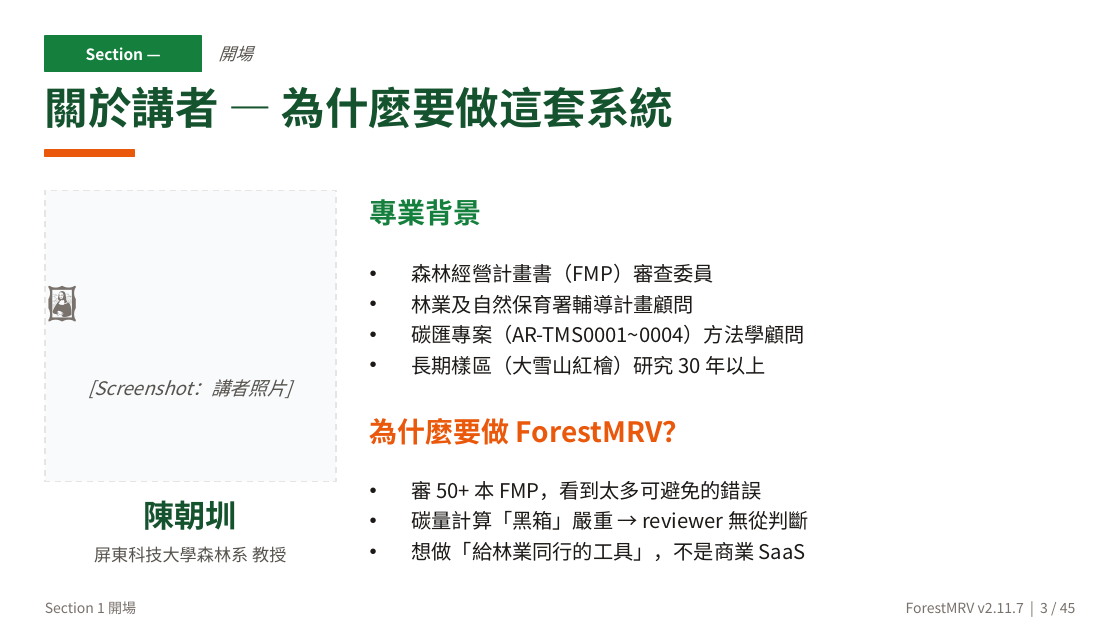
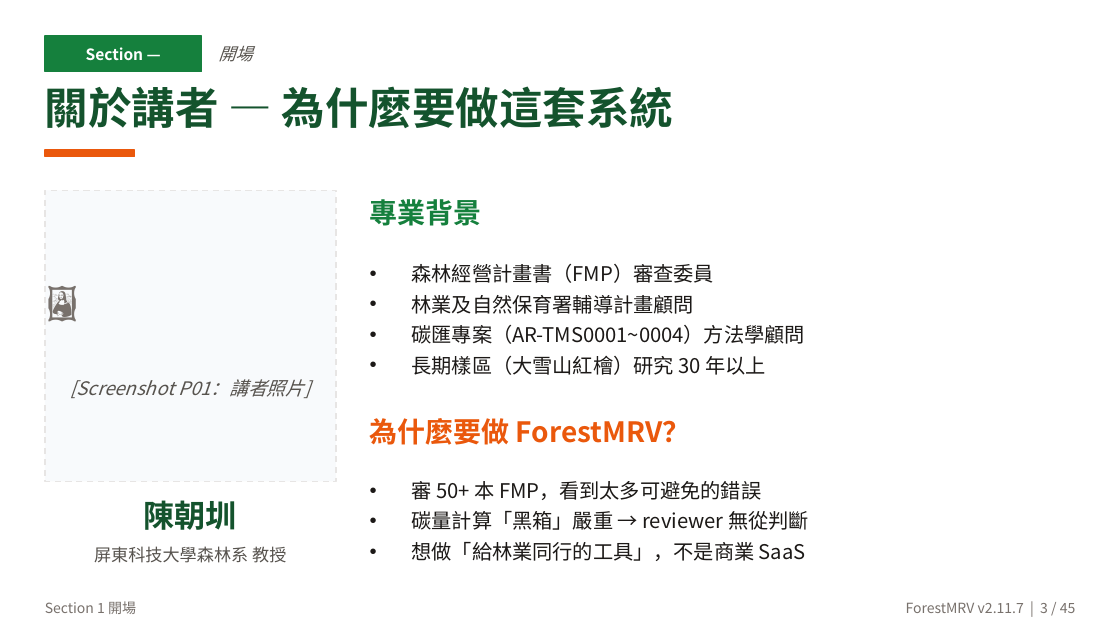
Before and after one commit to cct7366488-collab/2026-forestry-rs, a slide deck: slide 3 of reports/2026-05-mid-demo/01-簡報-ForestMRV系統介紹.pptx. Drawn at 1120x630 pixels with LibreOffice and Linux fonts; fonts in the diff are those of the drawing. Boxes give left, top, right and bottom in pixels: in the first picture for what was removed or moved away, otherwise in the second. Text is boxed around its words. In the diff, an @@ line names an element or a change of style, - is before the commit and + after.

```diff
--- a/reports/2026-05-mid-demo/01-簡報-ForestMRV系統介紹.pptx
+++ b/reports/2026-05-mid-demo/01-簡報-ForestMRV系統介紹.pptx
@@ text at <box>70,379,310,398</box>: text changed @@
-[Screenshot：講者照片]
+[Screenshot P01：講者照片]
```
Also in this commit, not shown: 13 other slides changed, 7 other files.
